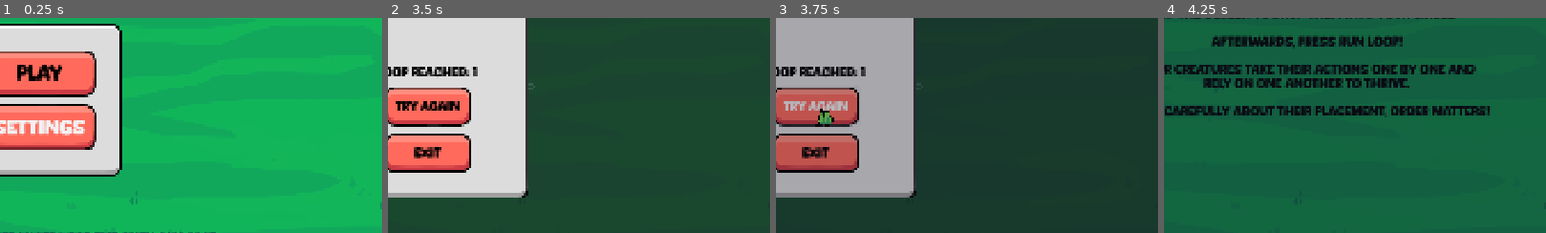
Above: before the commit, frames 1-4 (left to right).
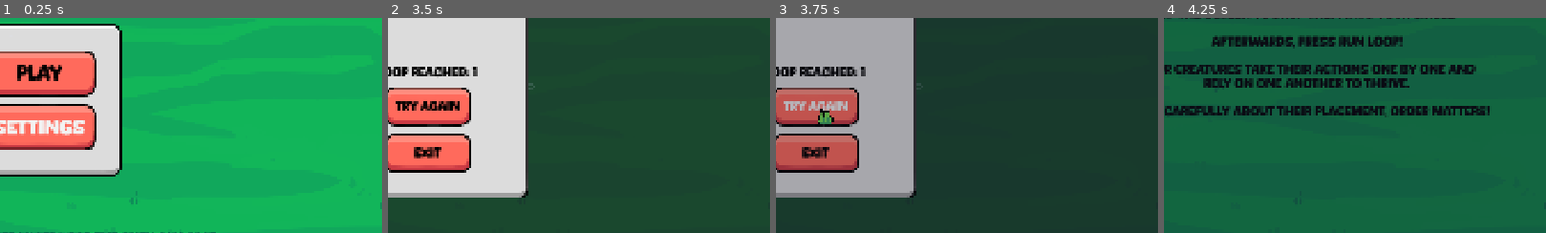
Above: after the commit, the same moments.

Repository: elliotfontaine/gmtk-2025-submission
Game: Godot game, scene res://scenes/main_menu.tscn
Two runs of this game, one before a commit and one after it. Both use one fixed random seed, a clock stepped at 60 frames per second and the inputs below. The engine's default icon, where the game draws it, is replaced by a stand-in: a white triangle on a blue panel in a dark square.
Inputs (mouse positions are % of the whole screen's width and height, from its top left):
- Up to frame 1 (0.25 s): no input
- Up to frame 2 (3.5 s): click "play" at 0.5 s; tap Enter at 1.25 s; move the mouse to (72, 45) at 1.27 s; hold D 1.28-2 s; hold Shift 1.28-2 s; click (72, 45) at 1.42 s; click (8, 48) at 2 s; click "Run Loop" at 2.75 s
- Up to frame 3 (3.75 s): click "try again" at 3.5 s
- Up to frame 4 (4.25 s): no input
The pictures show only the part of the screen within x 45-95%, y 41-91%; the shares and areas given below are measured in that part.

Frames 1-2 are identical in both runs. In frame 3, 0.2% of the frame differs, in the area x 2-20%, y 49-51%; in frame 4, nothing differs.

Commit message:
focus none for end screen

Diff:
--- a/scenes/world.tscn
+++ b/scenes/world.tscn
@@ -248,6 +248,7 @@
 custom_minimum_size = Vector2(220, 0)
 layout_mode = 2
 size_flags_horizontal = 4
+focus_mode = 0
 theme_type_variation = &"FlatButton"
 text = "try again"
 script = ExtResource("10_e3hyu")
@@ -257,6 +258,7 @@
 custom_minimum_size = Vector2(220, 0)
 layout_mode = 2
 size_flags_horizontal = 4
+focus_mode = 0
 text = "Exit"
 script = ExtResource("10_e3hyu")
 click_sound = ExtResource("5_w7kh3")
@@ -315,6 +317,7 @@
 custom_minimum_size = Vector2(240, 110)
 layout_mode = 2
 size_flags_horizontal = 4
+focus_mode = 0
 theme_type_variation = &"SmallPurpleButton"
 text = "Go endless"
 script = ExtResource("10_e3hyu")
@@ -324,6 +327,7 @@
 custom_minimum_size = Vector2(220, 0)
 layout_mode = 2
 size_flags_horizontal = 4
+focus_mode = 0
 theme_type_variation = &"FlatButton"
 text = "try again"
 script = ExtResource("10_e3hyu")
@@ -333,6 +337,7 @@
 custom_minimum_size = Vector2(220, 0)
 layout_mode = 2
 size_flags_horizontal = 4
+focus_mode = 0
 text = "Exit"
 script = ExtResource("10_e3hyu")
 click_sound = ExtResource("5_w7kh3")
